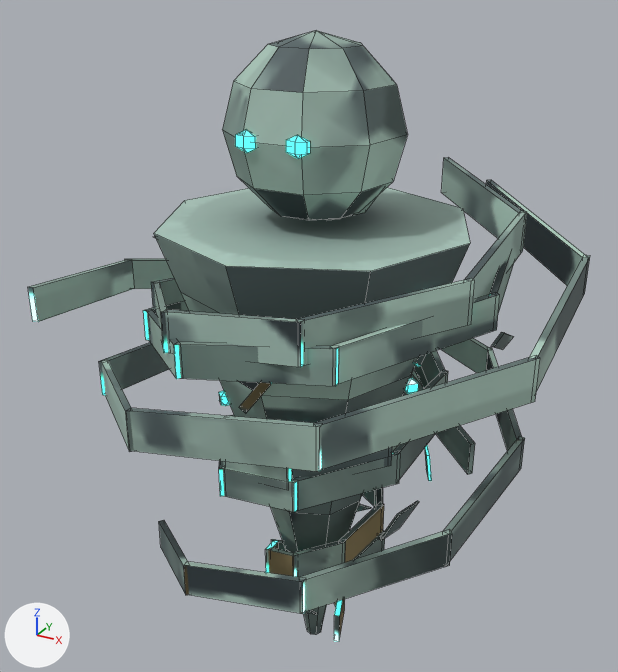
A saved change to the Blender file assets/models/src/spirit_wind.blend.
Both versions are drawn from a camera (50 mm lens) standing at (0.751, -1.393, 1.453) and looking at (-0.045, 0.055, 0.729). Every picture has the same lights, and +X, +Y and +Z are marked at lower left. The first picture is the older version. Mesh edges are drawn as thin lines.

The first picture shows 'SpiritWindMesh'.
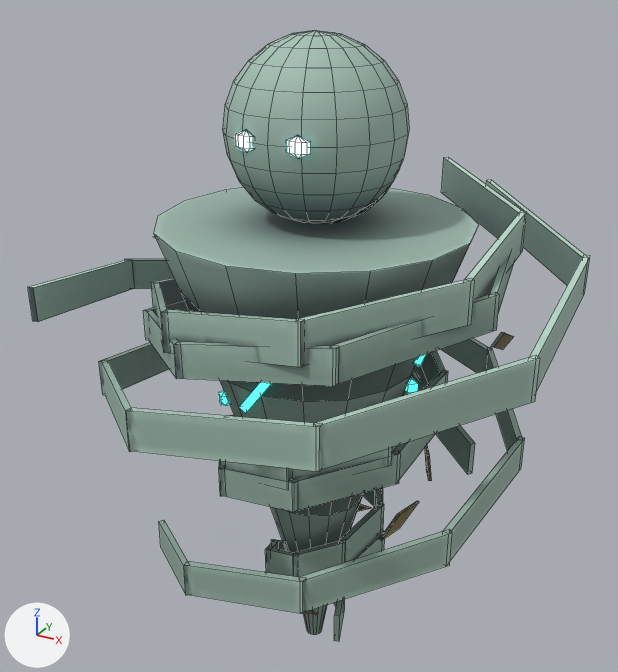
What the commit changed:
me_spiritwindmesh is used by ob_spiritwindmesh; location (0.0, 0.0, 0.0).
me_spiritwindmesh had 981 vertices, 844 faces and spanned x -0.52..0.481, y -0.443..0.519, z -0.008..1.34.
me_spiritwindmesh now has 1382 vertices, 1218 faces and spans x -0.52..0.481, y -0.443..0.519, z -0.008..1.34.
me_spiritwindmesh part 1: 401 vertices added at x -0.283..0.283, y -0.283..0.283, z 0.0..1.334.
me_spiritwindmesh part 2: 644 kept faces spanning x -0.52..0.481, y -0.443..0.519, z -0.008..1.06 are now shaded smooth.

Boxes (x1, y1, x2, y2) around the edits, measured in the pictures (618 x 672 px):
part 1 of me_spiritwindmesh, added
    after: (154, 31, 479, 635)
part 2 of me_spiritwindmesh, shading changed
    both: (28, 157, 590, 642)
